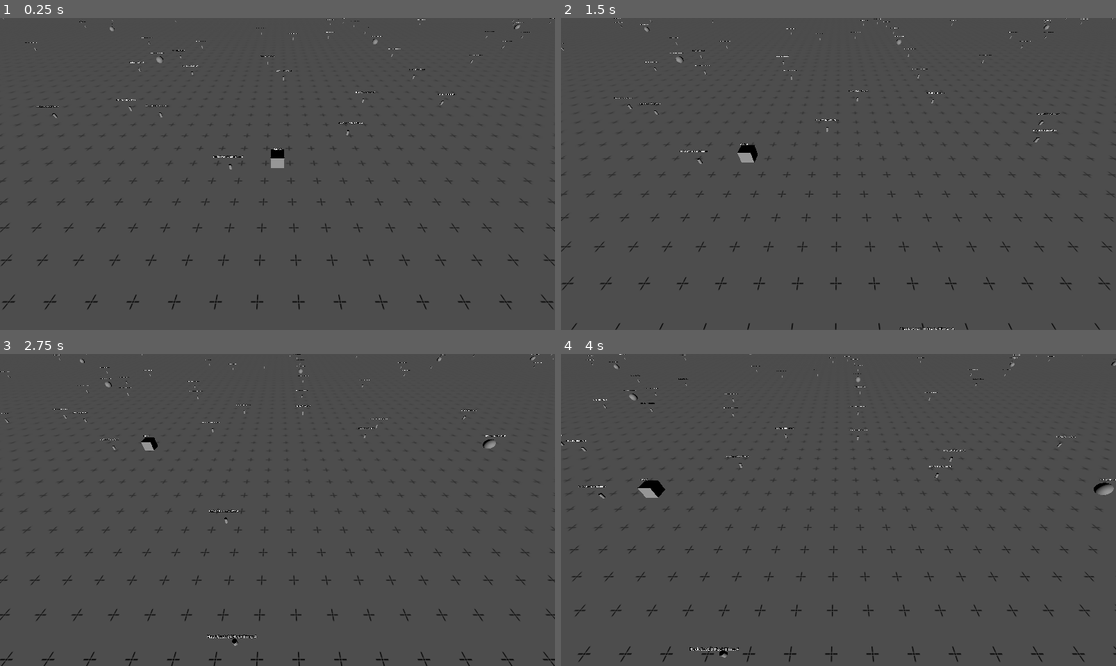
Above: before the commit, frames 1-4 (two rows, left to right).
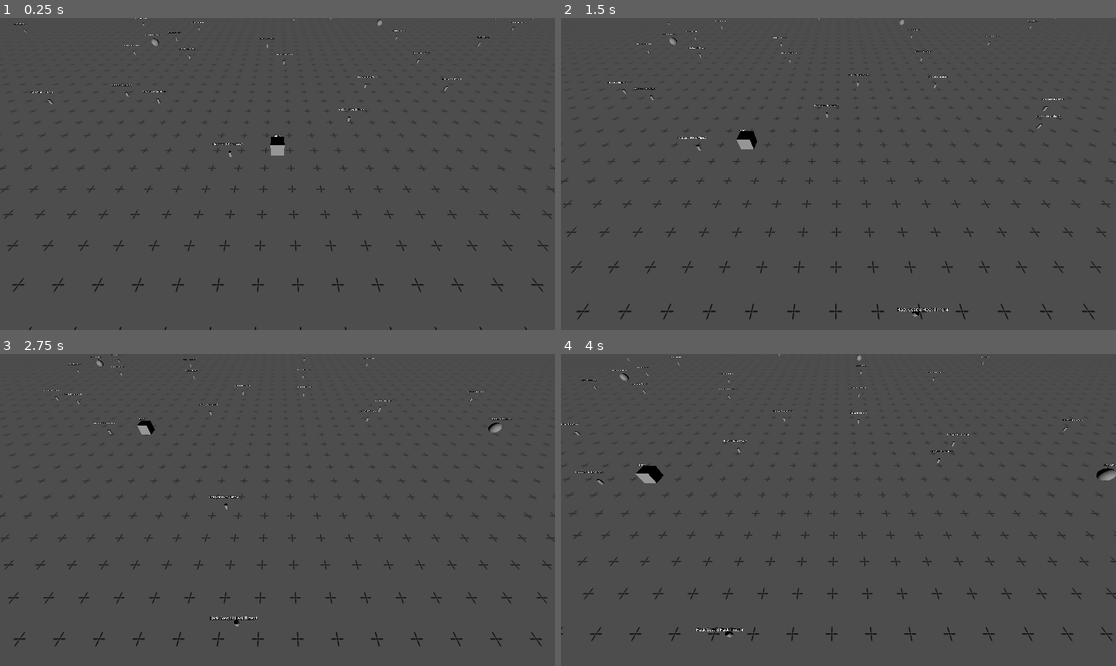
Above: after the commit, the same moments.

Repository: MrNavaStar/void.sys
Game: Godot game, scene res://scenes/world.tscn
Same seed, same stepped clock (60 frames per second), same inputs: the game is played once before the commit and once after it.
Inputs (mouse positions are in pixels of both pictures, inside the frame that each line leads up to):
- Up to frame 1 (0.25 s): no input
- Up to frame 2 (1.5 s): tap Enter at 0.5 s; move the mouse to (960, 158) at 0.52 s; hold D (right) 0.53-1.28 s; tap Mouse wheel up (zoom_in) at 0.6 s; click (960, 158) at 0.67 s; tap Mouse wheel down (zoom_out) at 0.8, 1.35 s; move the mouse to (727, 189) at 1.27 s; hold S (down) from 1.28 s (still down)
- Up to frame 3 (2.75 s): tap Mouse wheel up (zoom_in) at 1.55 s; move the mouse to (333, 441) at 2.02 s; release S (down) at 2.03 s; press the mouse at (333, 441) at 2.03 s; hold D (right) from 2.03 s (still down); tap Mouse wheel down (zoom_out) at 2.3 s
- Up to frame 4 (4 s): move the mouse to (810, 572) at 2.77 s; release D (right) at 2.78 s; release the mouse at (810, 572) at 2.78 s; hold W (up) 2.78-3.53 s; tap Mouse wheel up (zoom_in) at 2.85 s; click (810, 572) at 2.92 s; move the mouse to (1005, 556) at 3.52 s; hold A (left) from 3.53 s (still down); tap Mouse wheel down (zoom_out) at 3.6 s

The runs differ from the first frame. In frame 1, 2.9% of the frame differs, in the area x 0-100%, y 0-100%; in frame 2, 3.2%; in frame 3, 3.1%; in frame 4, 3.4%, in the area x 0-100%, y 0-99%.

Commit message:
make zoom feel better

Diff:
--- a/scenes/world.tscn
+++ b/scenes/world.tscn
@@ -22,7 +22,7 @@
 script = ExtResource("2_4wyf3")
 
 [node name="ZoomPivot" type="Node3D" parent="Camera Rig"]
-transform = Transform3D(1, 0, 0, 0, 0.707107, 0.707107, 0, -0.707107, 0.707107, 0, 0, 0)
+transform = Transform3D(1, 0, 0, 0, 0.766045, 0.642788, 0, -0.642788, 0.766045, 0, 0, 0)
 
 [node name="Camera3D" type="Camera3D" parent="Camera Rig/ZoomPivot"]
 
--- a/scripts/camera_controller.gd
+++ b/scripts/camera_controller.gd
@@ -2,22 +2,42 @@
 
 @export var speed = 0.2
 @export var zoom_speed = 1
-@export var zoom_min = -10
-@export var zoom_max = 15
+@export var zoom_min = -12
+@export var zoom_max = 30
 
+@export var rot_zoom_start = -40
+@export var rot_zoom_end = -70
+
+@onready var pivot = $ZoomPivot
 @onready var camera = $ZoomPivot/Camera3D
-var target: Vector3
+
+var pos_target: Vector3
 var zoom_target: float
+var rot_target: float
 
 func _ready() -> void:
-	target = position
-	zoom_target = camera.position.z
+	pos_target = position
+	_update_zoom_target()
+	_update_rot_target()
+	pivot.rotation.x = rot_target
+
+func _update_pos_target():
+	var input_direction = Input.get_vector("left", "right", "up", "down")
+	pos_target += (transform.basis * Vector3(input_direction.x, 0, input_direction.y)).normalized() * speed
+
+func _update_zoom_target():
+	var zoom_direction = int(Input.is_action_just_released("zoom_out")) - int(Input.is_action_just_released("zoom_in"))
+	zoom_target = clamp(zoom_target + zoom_direction * zoom_speed, zoom_min, zoom_max)
+
+func _update_rot_target():
+	var t = clamp((zoom_target - zoom_min) / float(zoom_max - zoom_min), 0.0, 1.0)
+	rot_target = deg_to_rad(lerp(rot_zoom_start, rot_zoom_end, t))
 
 func _process(delta: float) -> void:
-	var input_direction = Input.get_vector("left", "right", "up", "down")
-	target += (transform.basis * Vector3(input_direction.x, 0, input_direction.y)).normalized() * speed
-	position = lerp(position, target, 0.05)
+	_update_pos_target()
+	_update_zoom_target()
+	_update_rot_target()
 
-	var zoom_direction = int(Input.is_action_just_released("zoom_out")) - int(Input.is_action_just_released("zoom_in"))
-	zoom_target = clamp(zoom_target + zoom_direction * zoom_speed, zoom_min, zoom_max)
+	position = lerp(position, pos_target, 0.05)
 	camera.position.z = lerp(camera.position.z, zoom_target, 0.1)
+	pivot.rotation.x = lerp(pivot.rotation.x, rot_target, 0.1)
